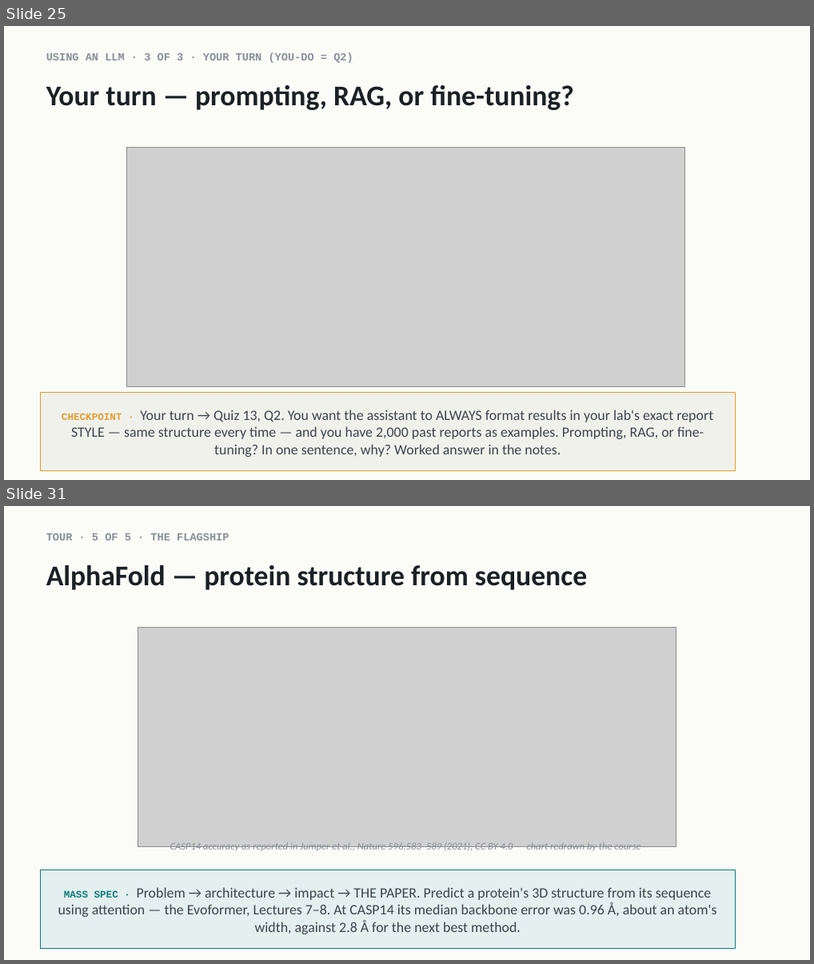
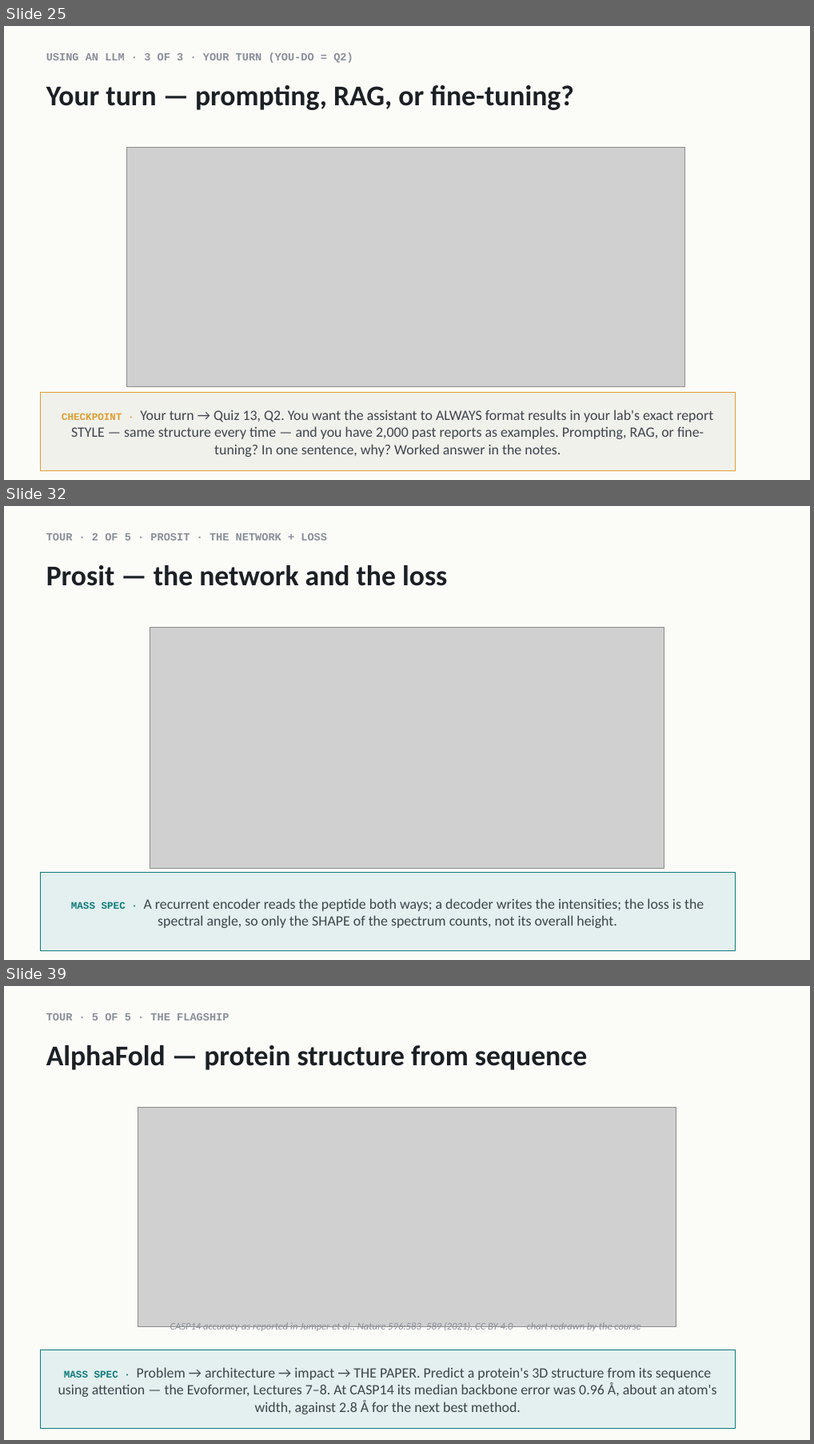
Before and after one commit to indigobio/msacl_dl_course, a slide deck: slides/pptx/lecture13_llms_landscape.pptx. Shown one above the other, each under a label of ours: slides 25 and 31 before the commit, slides 25, 32 and 39 after it; the slides between them are not shown. The pictures are 814x964 and 814x1444 pixels, drawn with LibreOffice and Linux fonts; fonts in the diff are those of the drawing; grey boxes stand for pictures. Boxes give left, top, right and bottom in pixels: in the first picture for what was removed or moved away, otherwise in the second. Text is boxed around its words. In the diff, an @@ line names an element or a change of style, - is before the commit and + after.

```diff
--- a/slides/pptx/lecture13_llms_landscape.pptx
+++ b/slides/pptx/lecture13_llms_landscape.pptx
@@ slide 32 added at [4, 506, 810, 960], background #FBFBF8 @@
@@ text added at [46, 533, 327, 540], 13 pt, text #8A9099, bold @@
+TOUR · 2 OF 5 · PROSIT · THE NETWORK + LOSS
@@ text added at [46, 565, 447, 586], 34 pt, text #1B2025, bold @@
+Prosit — the network and the loss
@@ picture added at [150, 627, 666, 868] @@
@@ rectangle added at [40, 872, 736, 951], fill #E3F0EF, outline #0E7C7B 1 pt, 17 pt, text #3D444C @@
+MASS SPEC · A recurrent encoder reads the peptide both ways; a decoder writes the intensities; the loss is the spectral angle, so only the SHAPE of the spectrum counts, not its overall height.
@@ what was slide 31 is now slide 39 @@
```
Also in this commit, not shown: 7 slides changed, 9 other slides added, 3 other files.
